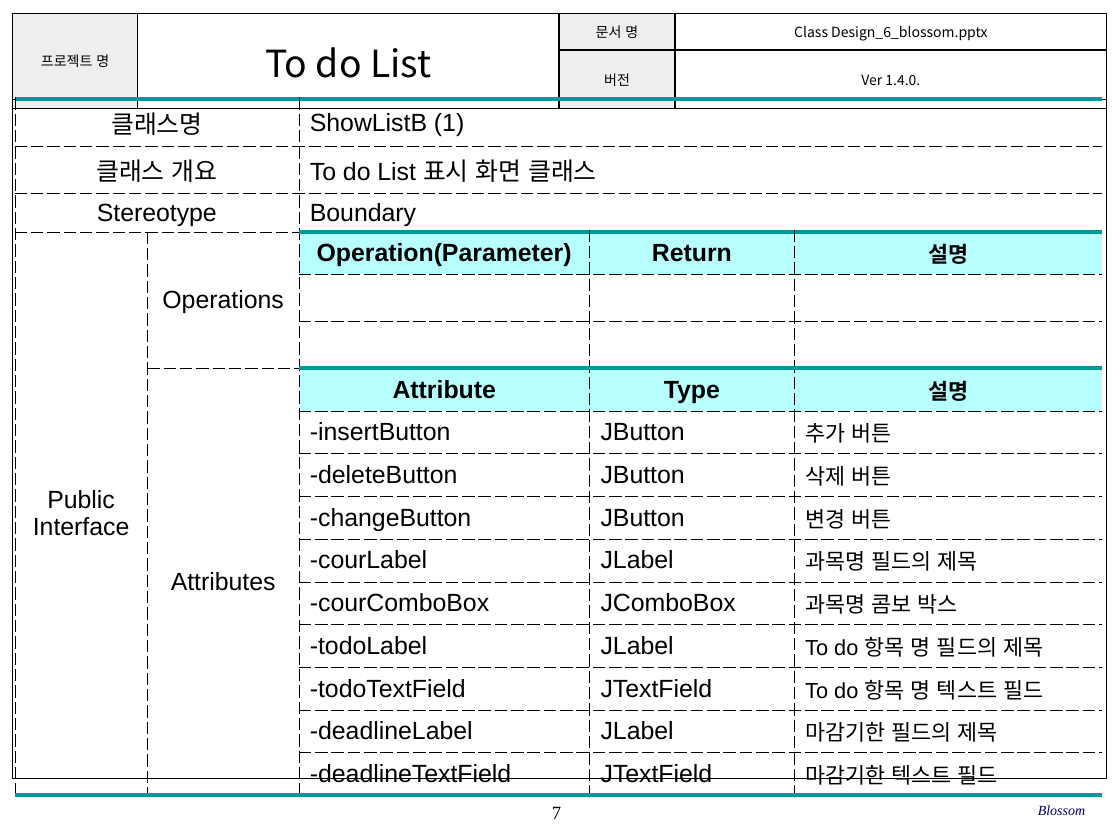
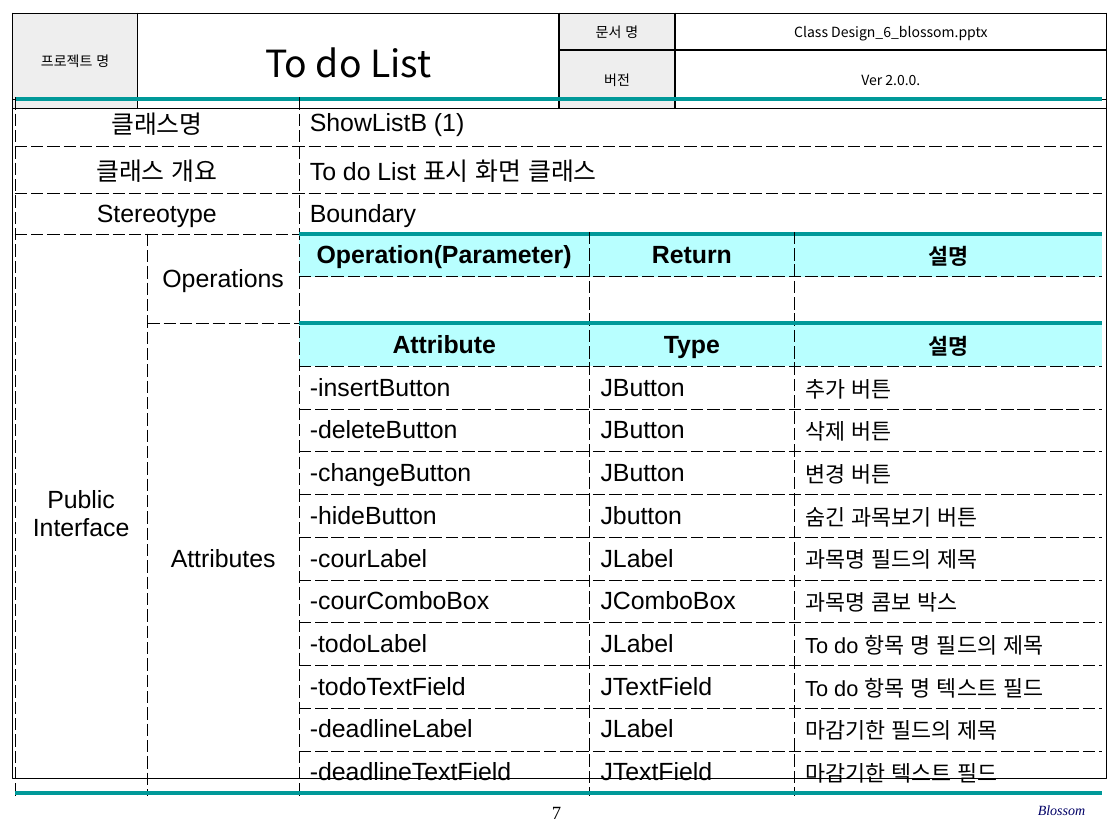
Before and after one commit to SE-admin/SE2017_6_blossom, a slide deck: slide 7 of doc/3_ 설계서/Class Design_6_blossom.pptx. Drawn at 1120x840 pixels with LibreOffice and Linux fonts; fonts in the diff are those of the drawing; background and template pictures are left out. Boxes give left, top, right and bottom in pixels: in the first picture for what was removed or moved away, otherwise in the second. Text is boxed around its words. In the diff, an @@ line names an element or a change of style, - is before the commit and + after.

```diff
--- a/doc/3_ 설계서/Class Design_6_blossom.pptx
+++ b/doc/3_ 설계서/Class Design_6_blossom.pptx
@@ table at [12, 13, 1107, 90] @@
-row 2, column 4: Ver 1.4.0.
+row 2, column 4: Ver 2.0.0.
@@ table at [15, 100, 1102, 787] @@
-row 6:  |  |  |  | 
+row 10:  |  | -hideButton | Jbutton | 숨긴 과목보기 버튼
@@ fill none to #B8FFFF in 3 cells @@
@@ fill #B8FFFF to none in 3 cells @@
@@ borders changed @@
```
Also in this commit, not shown: 24 other slides changed.
